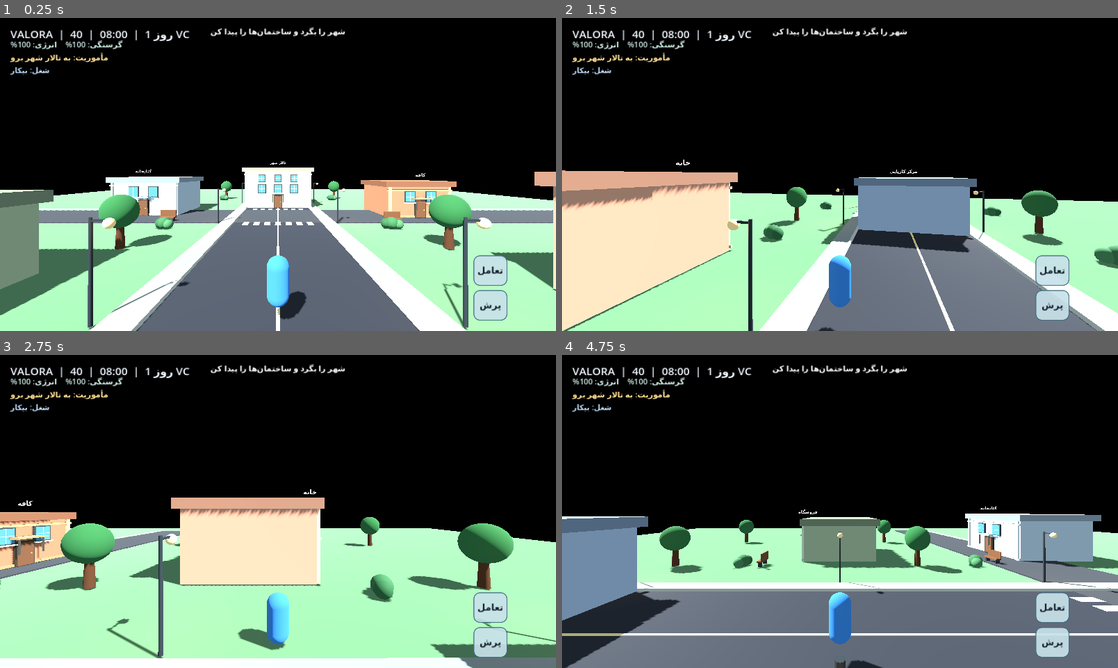
Above: before the commit, frames 1-4 (two rows, left to right).
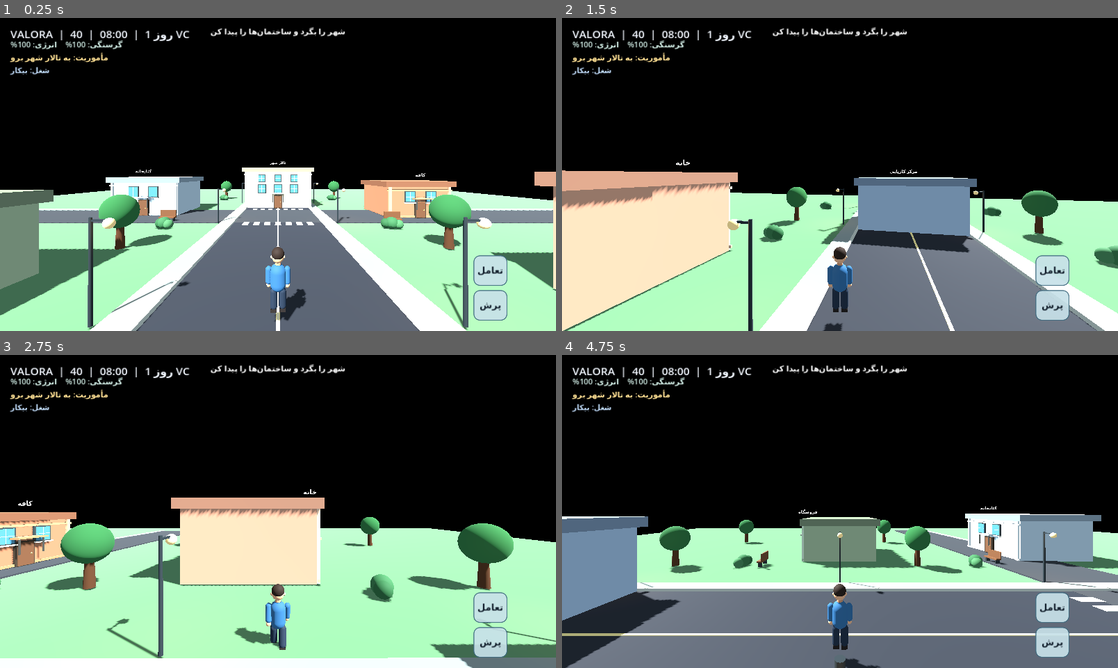
Above: after the commit, the same moments.

Repository: matin8888rb-lab/MY-TOMORROW
Game: Godot game, scene res://scenes/main.tscn
Two runs of this game, one before a commit and one after it. Both use one fixed random seed, a clock stepped at 60 frames per second and the inputs below.
Inputs:
- Up to frame 1 (0.25 s): no input
- Up to frame 2 (1.5 s): hold D (move_right) 0.53-1.28 s; tap E (interact) at 0.6, 1.35 s; tap Space (jump) at 0.77 s; hold S (move_back) from 1.28 s (still down)
- Up to frame 3 (2.75 s): tap Space (jump) at 1.52 s; release S (move_back) at 2.03 s; hold D (move_right) from 2.03 s (still down); tap E (interact) at 2.1 s
- Up to frame 4 (4.75 s): release D (move_right) at 2.78 s; hold W (move_forward) 2.78-3.53 s; tap E (interact) at 2.85, 3.6, 4.35 s; tap Space (jump) at 3.02, 3.77, 4.52 s; hold A (move_left) from 3.53 s (still down)

The runs differ from the first frame. In frame 1, 0.8% of the frame differs, in the area x 47-56%, y 73-98%; in frame 2, 0.8%; in frame 3, 0.8%, in the area x 42-53%, y 73-95%; in frame 4, 0.8%.

Commit message:
Replace capsule player with animated character model

Diff:
--- a/scripts/main.gd
+++ b/scripts/main.gd
@@ -2,6 +2,7 @@
 
 const PlayerController = preload("res://scripts/player.gd")
 const VisualUpgrade = preload("res://scripts/visual_upgrade.gd")
+const PlayerVisual = preload("res://scripts/player_visual.gd")
 var player: CharacterBody3D
 var status_label: Label
 var quest_label: Label
@@ -168,15 +169,10 @@
 	player.name = "Player"
 	player.set_script(PlayerController)
 	player.position = saved_position if has_saved_position else Vector3(0, 1.1, 12)
-	var capsule := CapsuleMesh.new()
-	capsule.radius = 0.42
-	capsule.height = 1.8
-	var visual := MeshInstance3D.new()
-	visual.mesh = capsule
-	var suit := StandardMaterial3D.new()
-	suit.albedo_color = Color(0.22, 0.45, 0.72)
-	visual.material_override = suit
+	var visual := Node3D.new()
+	visual.name = "Visual"
 	visual.position.y = 0.9
+	visual.set_script(PlayerVisual)
 	player.add_child(visual)
 
 	var collision := CollisionShape3D.new()
